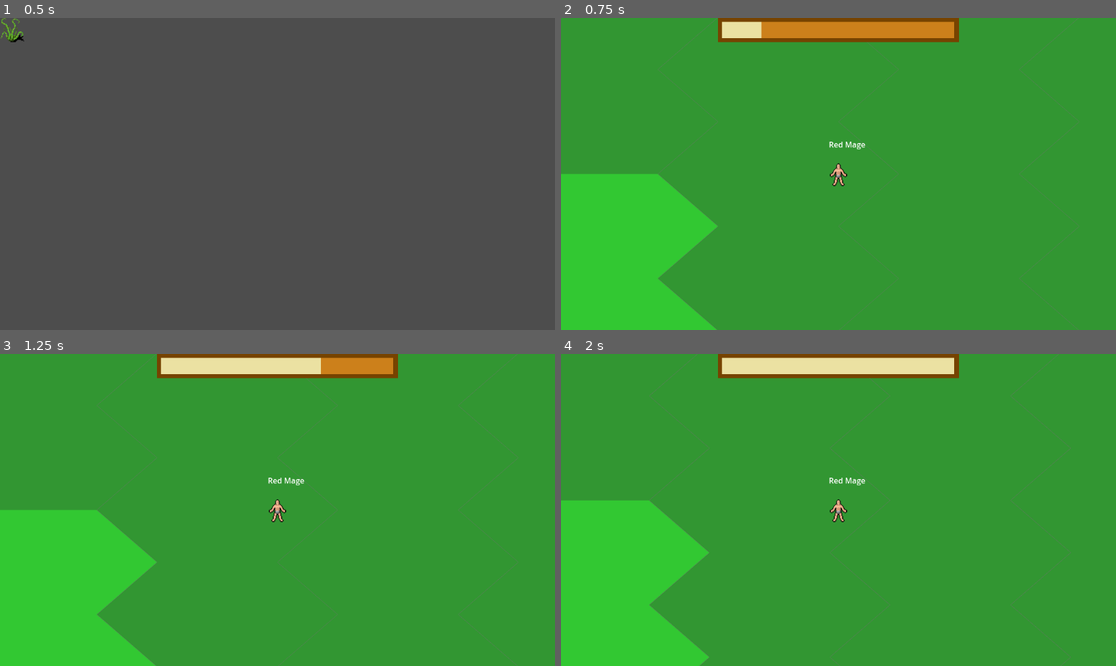
Above: before the commit, frames 1-4 (two rows, left to right).
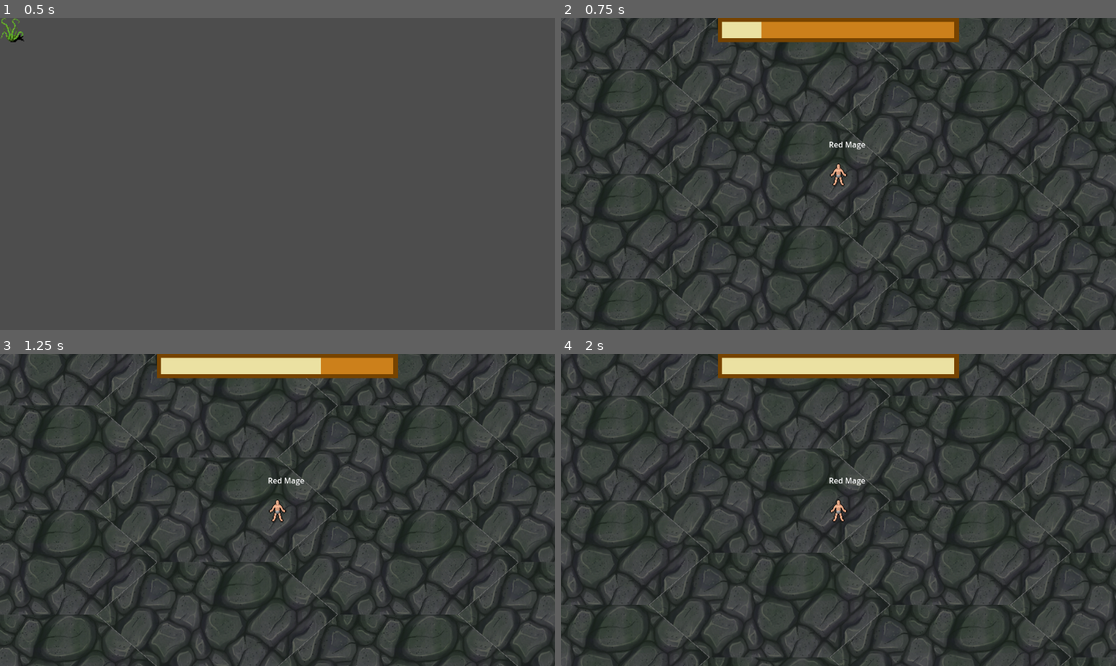
Above: after the commit, the same moments.

Repository: KaimeraWorks/Phaseworld-Pioneer
Game: Godot game, scene res://main_menu.tscn
The game is run twice, just before and just after one commit, with the same random seed, the same clock (stepped at 60 frames per second) and the same inputs.
Inputs (mouse positions are in pixels of both pictures, inside the frame that each line leads up to):
- Up to frame 1 (0.5 s): no input
- Up to frame 2 (0.75 s): click (572, 30) at 0.5 s
- Up to frame 3 (1.25 s): no input
- Up to frame 4 (2 s): move the mouse to (960, 494) at 1.27 s; hold D (move_east) from 1.28 s (still down); click (960, 494) at 1.35 s

Frame 1 is identical in both runs. In frame 2, 97% of the frame differs, in the area x 0-100%, y 0-100%; in frame 3, 97%; in frame 4, 97%.

Commit message:
basic collisions for tiles

Diff:
--- a/arena.tscn
+++ b/arena.tscn
@@ -1,6 +1,7 @@
-[gd_scene load_steps=4 format=3 uid="uid://duy4nowlo27ga"]
+[gd_scene load_steps=5 format=3 uid="uid://duy4nowlo27ga"]
 
 [ext_resource type="Texture2D" uid="uid://ck88mo30s66ua" path="res://dev/art/arena_tileset.png" id="1_wn3cp"]
+[ext_resource type="PackedScene" uid="uid://me4lagprspnj" path="res://player.tscn" id="2_ls624"]
 
 [sub_resource type="TileSetAtlasSource" id="TileSetAtlasSource_emu3j"]
 resource_name = "Arena"
@@ -9,13 +10,19 @@
 separation = Vector2i(10, 10)
 texture_region_size = Vector2i(500, 217)
 0:0/0 = 0
+0:0/0/physics_layer_0/linear_velocity = Vector2(0, 0)
+0:0/0/physics_layer_0/angular_velocity = 0.0
+0:0/0/physics_layer_0/polygon_0/points = PackedVector2Array(-250, 0, -125, -108.5, 125, -108.5, 250, 0, 125, 108.5, -125, 108.5)
 1:0/0 = 0
+1:0/0/physics_layer_0/linear_velocity = Vector2(0, 0)
+1:0/0/physics_layer_0/angular_velocity = 0.0
 
 [sub_resource type="TileSet" id="TileSet_pusld"]
 tile_shape = 3
 tile_layout = 3
 tile_offset_axis = 1
 tile_size = Vector2i(500, 217)
+physics_layer_0/collision_layer = 1
 sources/1 = SubResource("TileSetAtlasSource_emu3j")
 
 [node name="Arena" type="TileMap"]
@@ -23,3 +30,6 @@
 format = 2
 layer_0/name = "Ground"
 layer_0/tile_data = PackedInt32Array(65535, 65537, 0, 65534, 65537, 0, -1, 65537, 0, -65536, 65537, 0, 0, 65537, 0, 131 …(1406 unchanged characters)…
+
+[node name="Player" parent="." instance=ExtResource("2_ls624")]
+motion_mode = 1
--- a/main_game.tscn
+++ b/main_game.tscn
@@ -1,7 +1,7 @@
 [gd_scene load_steps=4 format=3 uid="uid://2nsmxvyq5vdk"]
 
 [ext_resource type="Script" path="res://main_game.gd" id="1_qjsbs"]
-[ext_resource type="PackedScene" uid="uid://8k4ywf3vq18d" path="res://tile_map.tscn" id="2_hyxbu"]
+[ext_resource type="PackedScene" uid="uid://duy4nowlo27ga" path="res://arena.tscn" id="2_y7fkq"]
 [ext_resource type="PackedScene" uid="uid://bsr021glkhxt" path="res://hud.tscn" id="4_pxw73"]
 
 [node name="Main Game" type="Node"]
@@ -9,10 +9,9 @@
 
 [node name="LightManaTimer" type="Timer" parent="."]
 
-[node name="TileMap" parent="." instance=ExtResource("2_hyxbu")]
+[node name="Arena" parent="." instance=ExtResource("2_y7fkq")]
 
 [node name="HUD" parent="." instance=ExtResource("4_pxw73")]
 
-[connection signal="light_mana_changed" from="." to="TileMap" method="_on_light_mana_changed"]
 [connection signal="light_mana_changed" from="." to="HUD" method="_on_light_mana_changed"]
 [connection signal="timeout" from="LightManaTimer" to="." method="_on_light_mana_timer_timeout"]
Not shown, changed: README.md
